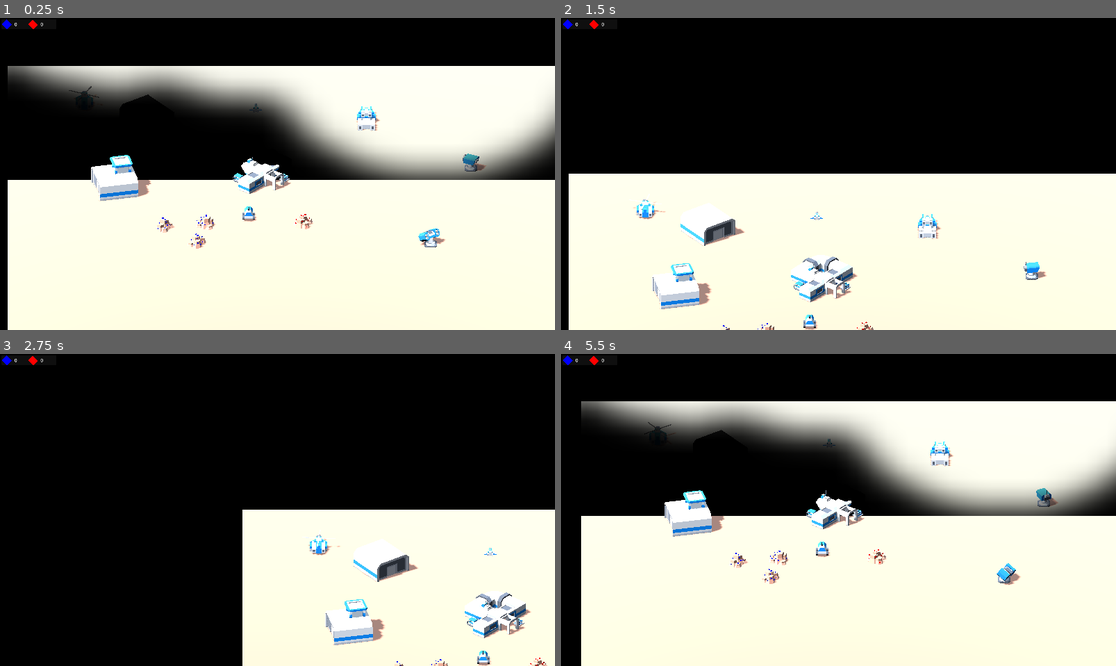
Above: before the commit, frames 1-4 (two rows, left to right).
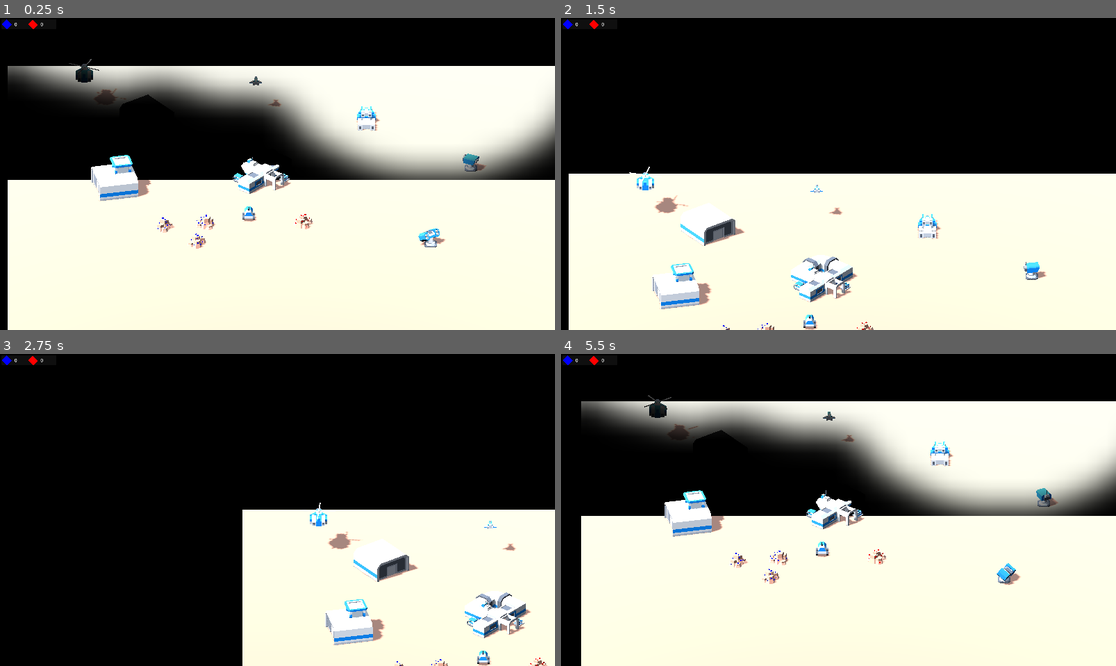
Above: after the commit, the same moments.

Repository: natelindev/command-horizon
Game: Godot game, scene res://tests/manual/TestAllUnits.tscn
Two runs of this game, one before a commit and one after it. Both use one fixed random seed, a clock stepped at 60 frames per second and the inputs below. This scene is started directly instead of the project's main scene.
Inputs (mouse positions are in pixels of both pictures, inside the frame that each line leads up to):
- Up to frame 1 (0.25 s): no input
- Up to frame 2 (1.5 s): move the mouse to (810, 236) at 0.52 s; hold Space (frame_incrementer_step) 0.53-1.28 s; hold W (move_map_up) from 0.53 s (still down); click (810, 236) at 0.67 s; move the mouse to (1005, 220) at 1.27 s; tap Delete (god_mode_delete_units) at 1.35 s
- Up to frame 3 (2.75 s): move the mouse to (111, 463) at 2.02 s; release W (move_map_up) at 2.03 s; hold A (move_map_left) from 2.03 s (still down); hold R (rotate_structure) from 2.03 s (still down)
- Up to frame 4 (5.5 s): move the mouse to (866, 510) at 2.77 s; release R (rotate_structure) at 2.78 s; tap Space (frame_incrementer_step) at 2.85 s; click (866, 510) at 2.92 s; move the mouse to (755, 432) at 3.52 s; release A (move_map_left) at 3.53 s; hold S (move_map_down) 3.53-4.28 s; hold Delete (god_mode_delete_units) 3.53-4.28 s; move the mouse to (960, 494) at 4.27 s; hold D (move_map_right) 4.28-5.03 s; tap R (rotate_structure) at 4.35 s; move the mouse to (727, 525) at 5.02 s; hold W (move_map_up) from 5.03 s (still down); hold Space (frame_incrementer_step) from 5.03 s (still down); click (727, 525) at 5.17 s

The runs differ from the first frame. In frame 1, 0.4% of the frame differs, in the area x 12-51%, y 13-30%; in frame 2, 0.5%, in the area x 12-51%, y 47-65%; in frame 3, 0.4%; in frame 4, 0.4%.
Error before the commit: Parse Error: Identifier "agent_height_offset" not declared in the current scope. (res://source/match/units/traits/Movement.gd:75)

Commit message:
Align project to Godot 4.1

Diff:
--- a/project.godot
+++ b/project.godot
@@ -12,7 +12,7 @@
 
 config/name="Open RTS"
 run/main_scene="res://source/Main.tscn"
-config/features=PackedStringArray("4.0", "Forward Plus")
+config/features=PackedStringArray("4.1", "Forward Plus")
 boot_splash/bg_color=Color(0, 0, 0, 1)
 boot_splash/image="res://assets/logos/godot_logo_vertical_monochrome_dark_312x357.png"
 boot_splash/fullsize=false
@@ -31,8 +31,8 @@
 
 gdscript/warnings/standalone_expression=0
 gdscript/warnings/incompatible_ternary=0
+gdscript/warnings/static_called_on_instance=0
 gdscript/warnings/assert_always_false=0
-gdscript/warnings/static_called_on_instance=0
 
 [display]
 
--- a/source/match/TerrainNavigation.gd
+++ b/source/match/TerrainNavigation.gd
@@ -5,5 +5,9 @@
 @onready var _navigation_region = find_child("NavigationRegion3D")
 
 
+func _ready():
+	NavigationServer3D.map_force_update(navigation_map_rid)
+
+
 func rebake():
 	_navigation_region.bake_navigation_mesh(false)
--- a/source/match/units/AircraftFactory.tscn
+++ b/source/match/units/AircraftFactory.tscn
@@ -33,9 +33,8 @@
 radius = 1.5
 
 [node name="MovementObstacle" parent="." instance=ExtResource("3_j1buj")]
-estimate_radius = false
 radius = 1.5
-agent_height_offset = 0.5
+path_height_offset = 0.5
 
 [node name="HealthBar" parent="." instance=ExtResource("4_igtfr")]
 transform = Transform3D(1, 0, 0, 0, 1, 0, 0, 0, 1, 0, 2, 0)
--- a/source/match/units/AntiAirTurret.tscn
+++ b/source/match/units/AntiAirTurret.tscn
@@ -54,9 +54,8 @@
 radius = 0.6
 
 [node name="MovementObstacle" parent="." instance=ExtResource("3_hgb44")]
-estimate_radius = false
 radius = 0.6
-agent_height_offset = 0.5
+path_height_offset = 0.5
 
 [node name="HealthBar" parent="." instance=ExtResource("4_qhoj1")]
 transform = Transform3D(1, 0, 0, 0, 1, 0, 0, 0, 1, 0, 1.1, 0)
--- a/source/match/units/AntiGroundTurret.tscn
+++ b/source/match/units/AntiGroundTurret.tscn
@@ -48,9 +48,8 @@
 radius = 0.6
 
 [node name="MovementObstacle" parent="." instance=ExtResource("3_ds80w")]
-estimate_radius = false
 radius = 0.6
-agent_height_offset = 0.5
+path_height_offset = 0.5
 
 [node name="HealthBar" parent="." instance=ExtResource("4_r6emo")]
 transform = Transform3D(1, 0, 0, 0, 1, 0, 0, 0, 1, 0, 1.1, 0)
--- a/source/match/units/CommandCenter.tscn
+++ b/source/match/units/CommandCenter.tscn
@@ -33,9 +33,8 @@
 radius = 2.0
 
 [node name="MovementObstacle" parent="." instance=ExtResource("4_f5u8t")]
-estimate_radius = false
 radius = 2.0
-agent_height_offset = 0.5
+path_height_offset = 0.5
 
 [node name="HealthBar" parent="." instance=ExtResource("5_xuulo")]
 transform = Transform3D(1, 0, 0, 0, 1, 0, 0, 0, 1, 0, 2, 0)
--- a/source/match/units/Drone.tscn
+++ b/source/match/units/Drone.tscn
@@ -35,7 +35,7 @@
 [node name="Movement" parent="." instance=ExtResource("4_wemaw")]
 path_desired_distance = 0.1
 target_desired_distance = 0.1
-agent_height_offset = 0.5
+path_height_offset = 0.5
 radius = 0.6
 neighbor_distance = 8.0
 max_neighbors = 40
--- a/source/match/units/Helicopter.tscn
+++ b/source/match/units/Helicopter.tscn
@@ -81,7 +81,7 @@
 [node name="Movement" parent="." instance=ExtResource("3_4ms8e")]
 path_desired_distance = 0.1
 target_desired_distance = 0.1
-agent_height_offset = 0.5
+path_height_offset = 0.5
 radius = 0.8
 neighbor_distance = 8.0
 max_neighbors = 40
--- a/source/match/units/Tank.tscn
+++ b/source/match/units/Tank.tscn
@@ -43,12 +43,12 @@
 [node name="Movement" parent="." instance=ExtResource("3_4m8ma")]
 path_desired_distance = 0.5
 target_desired_distance = 0.5
-agent_height_offset = 0.5
+path_height_offset = 0.5
 path_max_distance = 0.51
 radius = 1.0
 neighbor_distance = 8.0
 max_neighbors = 40
-time_horizon = 3.0
+time_horizon_agents = 3.0
 speed = 2.75
 
 [node name="HealthBar" parent="." instance=ExtResource("4_7l0rt")]
--- a/source/match/units/VehicleFactory.tscn
+++ b/source/match/units/VehicleFactory.tscn
@@ -33,9 +33,8 @@
 radius = 1.5
 
 [node name="MovementObstacle" parent="." instance=ExtResource("3_cp6bx")]
-estimate_radius = false
 radius = 1.5
-agent_height_offset = 0.5
+path_height_offset = 0.5
 
 [node name="HealthBar" parent="." instance=ExtResource("4_xd2eg")]
 transform = Transform3D(1, 0, 0, 0, 1, 0, 0, 0, 1, 0, 1.75, 0)
--- a/source/match/units/Worker.tscn
+++ b/source/match/units/Worker.tscn
@@ -36,12 +36,12 @@
 [node name="Movement" parent="." instance=ExtResource("4_lmprj")]
 path_desired_distance = 0.31
 target_desired_distance = 0.31
-agent_height_offset = 0.5
+path_height_offset = 0.5
 path_max_distance = 0.31
 radius = 0.6
 neighbor_distance = 8.0
 max_neighbors = 40
-time_horizon = 3.0
+time_horizon_agents = 3.0
 speed = 2.5
 
 [node name="HealthBar" parent="." instance=ExtResource("5_50cqd")]
--- a/source/match/units/non-player/ResourceA.tscn
+++ b/source/match/units/non-player/ResourceA.tscn
@@ -31,9 +31,8 @@
 radius = 0.6
 
 [node name="MovementObstacle" parent="." instance=ExtResource("3_xabt4")]
-estimate_radius = false
 radius = 0.6
-agent_height_offset = 0.5
+path_height_offset = 0.5
 
 [node name="Targetability" parent="." instance=ExtResource("5_vqxvf")]
 transform = Transform3D(1, 0, 0, 0, 1, 0, 0, 0, 1, 0, 0.05, 0)
--- a/source/match/units/non-player/ResourceB.tscn
+++ b/source/match/units/non-player/ResourceB.tscn
@@ -31,9 +31,8 @@
 radius = 0.6
 
 [node name="MovementObstacle" parent="." instance=ExtResource("4_sxjck")]
-estimate_radius = false
 radius = 0.6
-agent_height_offset = 0.5
+path_height_offset = 0.5
 
 [node name="Targetability" parent="." instance=ExtResource("5_y6273")]
 transform = Transform3D(1, 0, 0, 0, 1, 0, 0, 0, 1, 0, 0.05, 0)
--- a/source/match/units/traits/Movement.gd
+++ b/source/match/units/traits/Movement.gd
@@ -72,7 +72,7 @@
 		NavigationServer3D.map_get_closest_point(
 			get_navigation_map(), get_parent().global_transform.origin
 		)
-		- Vector3(0, agent_height_offset, 0)
+		- Vector3(0, path_height_offset, 0)
 	)
 
 
--- a/source/match/units/traits/MovementObstacle.gd
+++ b/source/match/units/traits/MovementObstacle.gd
@@ -1,7 +1,7 @@
 extends NavigationObstacle3D
 
 @export var domain = Constants.Match.Navigation.Domain.TERRAIN
-@export var agent_height_offset = 0.0
+@export var path_height_offset = 0.0
 
 @onready var _match = find_parent("Match")
 @onready var _unit = get_parent()
@@ -18,5 +18,5 @@
 		NavigationServer3D.map_get_closest_point(
 			get_navigation_map(), get_parent().global_transform.origin
 		)
-		- Vector3(0, agent_height_offset, 0)
+		- Vector3(0, path_height_offset, 0)
 	)
Not shown, changed: CHANGELOG.md
